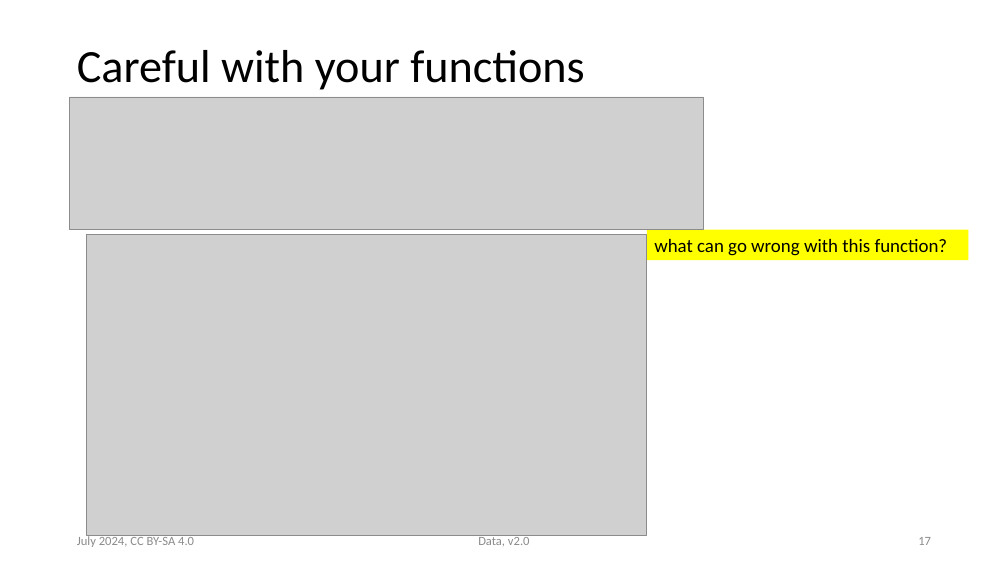
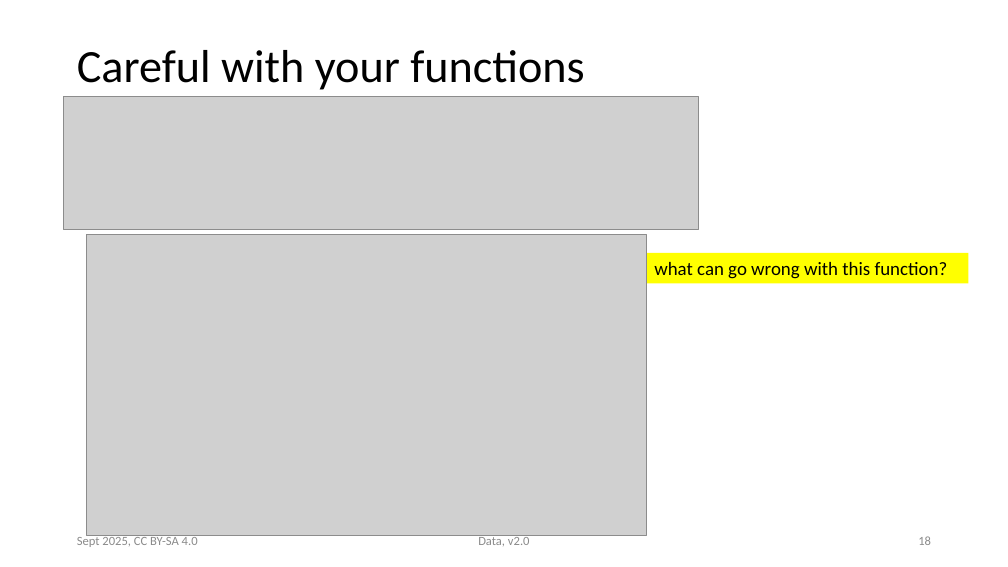
Before and after one commit to victoris93/data_class, a slide deck: slide 18 of numpy.pptx (slide 17 before the commit). Drawn at 1008x567 pixels with LibreOffice and Linux fonts; fonts in the diff are those of the drawing; grey boxes stand for pictures. Boxes give left, top, right and bottom in pixels: in the first picture for what was removed or moved away, otherwise in the second. Text is boxed around its words. In the diff, an @@ line names an element or a change of style, - is before the commit and + after.

```diff
--- a/numpy.pptx
+++ b/numpy.pptx
@@ picture: place and size @@
-picture at (70, 97, 704, 230)
+picture at (64, 97, 698, 230)
@@ rectangle "what can go wrong with ...": place and size @@
-rectangle "what can go wrong with ..." at (647, 230, 969, 260)
+rectangle "what can go wrong with ..." at (647, 253, 969, 284)
@@ text at (77, 535, 198, 547): text changed @@
-July 2024, CC BY-SA 4.0
+Sept 2025, CC BY-SA 4.0
@@ page number at (918, 536, 931, 545): text changed @@
-17
+18
```
Also in this commit, not shown: 27 other slides changed.
